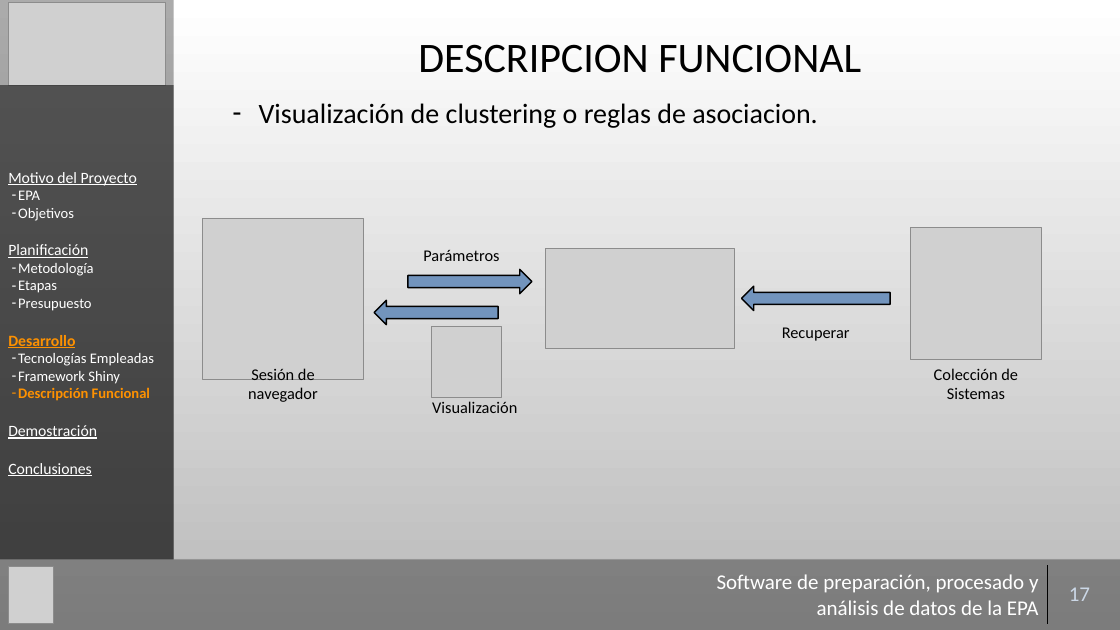
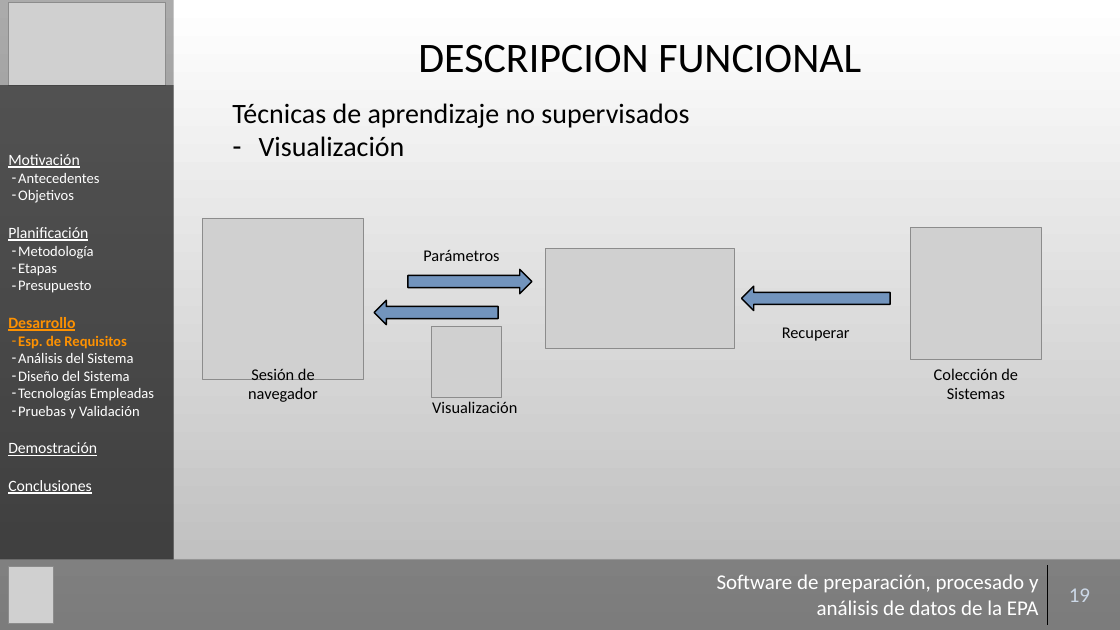
Before and after one commit to Gaulent/epa_explorer, a slide deck: slide 19 of mem/presentacion.pptx (slide 17 before the commit). Drawn at 1120x630 pixels with LibreOffice and Linux fonts; fonts in the diff are those of the drawing; grey boxes stand for pictures; background and template pictures are left out. Boxes give left, top, right and bottom in pixels: in the first picture for what was removed or moved away, otherwise in the second. Text is boxed around its words. In the diff, an @@ line names an element or a change of style, - is before the commit and + after.

```diff
--- a/mem/presentacion.pptx
+++ b/mem/presentacion.pptx
@@ text added at bbox=[232, 103, 689, 157], 24 pt, text #000000 @@
+Técnicas de aprendizaje no supervisados
+– Visualización
@@ text removed at bbox=[259, 103, 818, 128] @@
-– Visualización de clustering o reglas de asociacion.
@@ text in rectangle at bbox=[8, 154, 99, 183]: text changed; size 13.5 to 12.5 pt @@
-Motivo del Proyecto
-– EPA
+Motivación
+– Antecedentes
@@ text in rectangle at bbox=[18, 336, 133, 381]: paragraphs added @@
+– Esp. de Requisitos
+– Análisis del Sistema
+– Diseño del Sistema
@@ text in rectangle at bbox=[18, 406, 140, 419]: text changed; text colour #FD9101 to #FFFFFF; bold off @@
-– Framework Shiny
-– Descripción Funcional
+– Pruebas y Validación
@@ table at bbox=[705, 565, 1112, 624] @@
-row 1, column 2: 17
+row 1, column 2: 19
```
Also in this commit, not shown: 29 other slides changed, 13 slides added, 3 other files.
